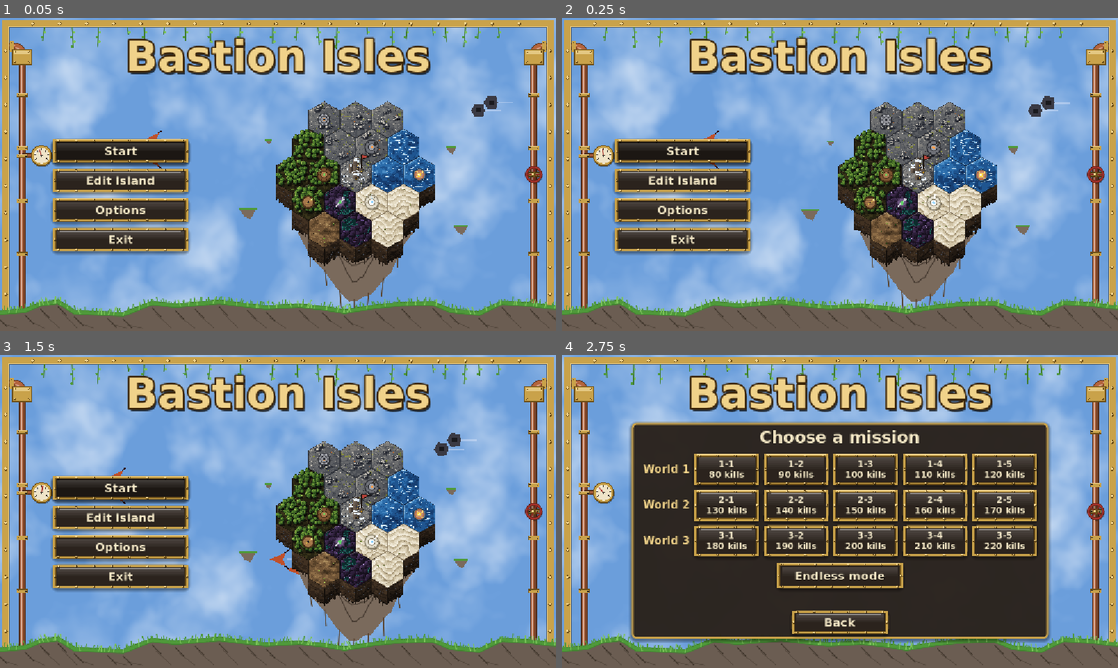
Above: before the commit, frames 1-4 (two rows, left to right).
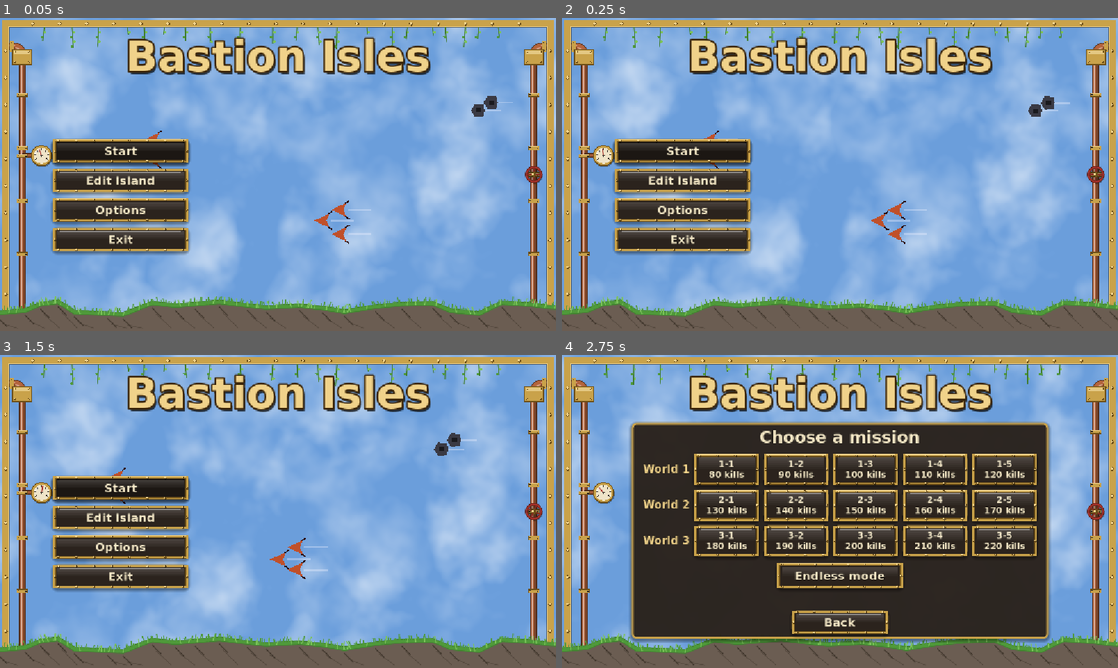
Above: after the commit, the same moments.

Repository: PfeiferSebastian/bastion-isles
Game: Godot game, scene res://scenes/ui/main_menu.tscn
Two runs of this game, one before a commit and one after it. Both use one fixed random seed, a clock stepped at 60 frames per second and the inputs below.
Inputs:
- Up to frame 1 (0.05 s): no input
- Up to frame 2 (0.25 s): no input
- Up to frame 3 (1.5 s): click "Start" at 0.5 s; click "Back" at 1.25 s
- Up to frame 4 (2.75 s): click "Start" at 2 s

The runs differ from the first frame. In frame 1, 13% of the frame differs, in the area x 43-85%, y 26-93%; in frame 2, 13%; in frame 3, 12%; in frame 4, nothing differs.

Commit message:
Take the floating island out of the main menu until it is redrawn
Co-Authored-By: Claude Opus 5.5 <noreply@anthropic.com>

Diff:
--- a/scenes/ui/main_menu.tscn
+++ b/scenes/ui/main_menu.tscn
@@ -2,7 +2,6 @@
 
 [ext_resource type="Script" path="res://scripts/ui/main_menu.gd" id="1_menu"]
 [ext_resource type="Script" path="res://scripts/world/sky_background.gd" id="2_sky"]
-[ext_resource type="Script" path="res://scripts/ui/floating_island_art.gd" id="3_island"]
 [ext_resource type="Script" path="res://scripts/ui/menu_frame.gd" id="4_frame"]
 [ext_resource type="Script" path="res://scripts/ui/brass_button.gd" id="5_button"]
 [ext_resource type="Script" path="res://scripts/ui/menu_airships.gd" id="6_airships"]
@@ -22,10 +21,6 @@
 
 [node name="Airships" type="Node2D" parent="."]
 script = ExtResource("6_airships")
-
-[node name="Island" type="Node2D" parent="."]
-position = Vector2(760, 300)
-script = ExtResource("3_island")
 
 [node name="Frame" type="Control" parent="."]
 layout_mode = 1
--- a/scripts/ui/main_menu.gd
+++ b/scripts/ui/main_menu.gd
@@ -1,12 +1,11 @@
 extends Control
 ## Main menu: the title at the top, Start / Edit Island / Options / Exit in a column
-## on the left, the island (in the game's own tile art) floating on the right while enemy
-## airship formations cross the cloud sky, all inside the steampunk frame. Start opens the mission select:
+## on the left while enemy airship formations cross the cloud sky, all inside the steampunk
+## frame (the floating island is out until it is redrawn, see GDD 14). Start opens the mission select:
 ## numbered missions (1-1, 1-2 … 2-1 …), the endless mode below them and Back at the bottom.
 
 const GAME_SCENE := "res://main.tscn"
 
-@onready var _island: Node2D = $Island
 @onready var _airships: Node2D = $Airships
 @onready var _buttons: Control = $Buttons
 @onready var _start: Button = %Start
@@ -32,8 +31,6 @@
 	_fullscreen.toggled.connect(_on_fullscreen_toggled)
 	_volume.value = db_to_linear(AudioServer.get_bus_volume_db(0)) * 100.0
 	_volume.value_changed.connect(_on_volume_changed)
-	resized.connect(_layout)
-	_layout()
 	_show_options(false)
 
 
@@ -110,7 +107,6 @@
 func _show_missions(open: bool) -> void:
 	_missions_panel.visible = open
 	_buttons.visible = not open
-	_island.visible = not open
 	_airships.visible = not open
 	if open:
 		_missions_panel.reset_size()
@@ -123,11 +119,6 @@
 	GameSession.mission = which
 	GameSession.endless = endless
 	_open_island(false)
-
-
-func _layout() -> void:
-	# Right of the button column, a little below the title.
-	_island.call(&"place", Vector2(size.x * 0.64, size.y * 0.5))
 
 
 ## Opens the island scene for a mission, or for editing without enemies.
Not shown, changed: docs/GDD.md
